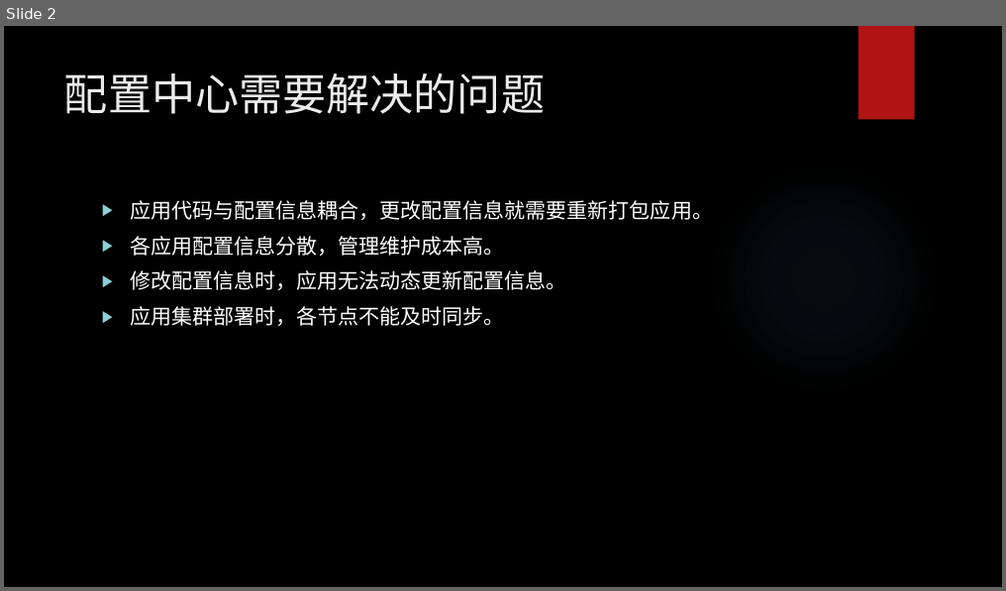
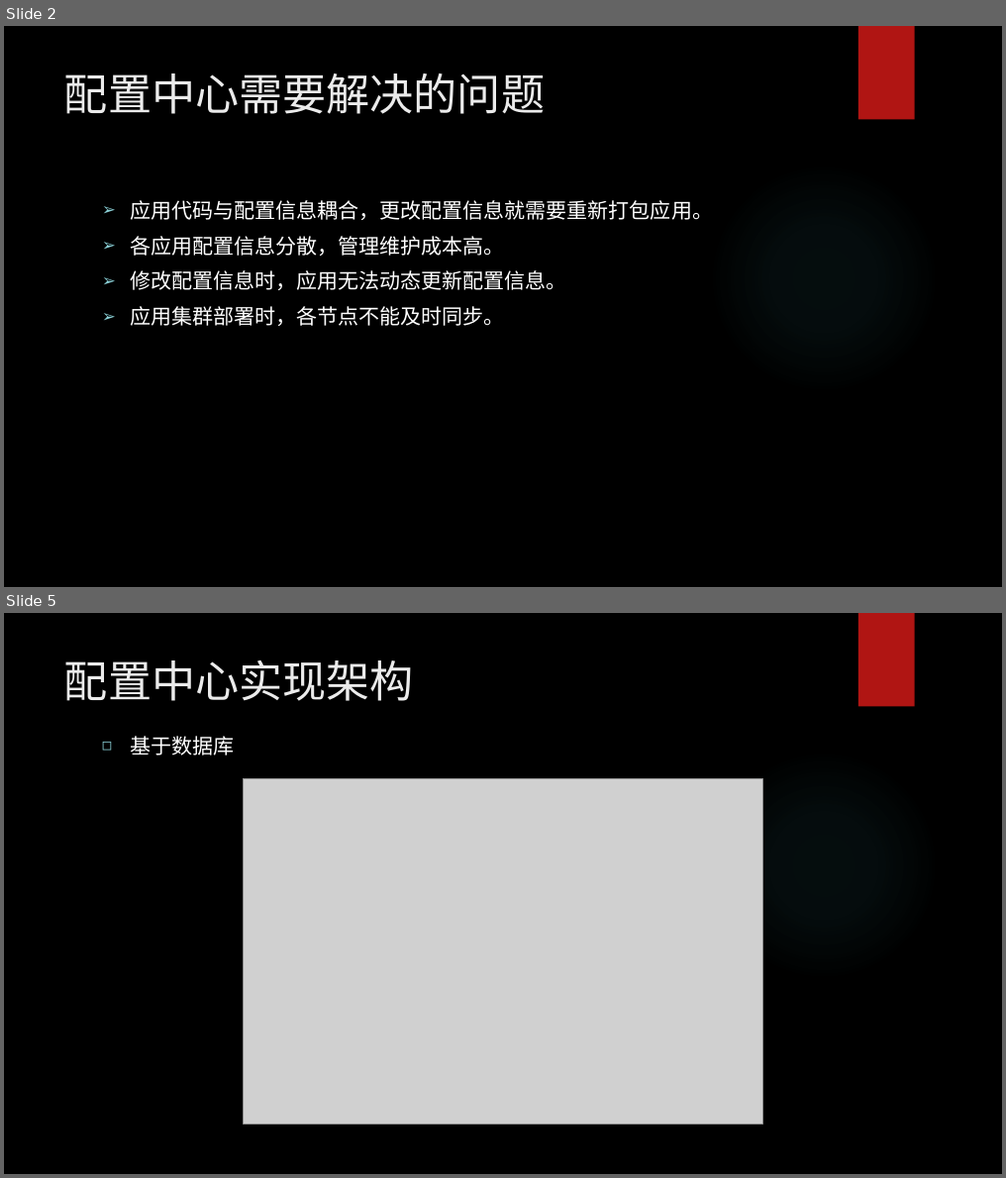
Before and after one commit to llggttd/sources, a slide deck: conf/分布式配置中心.pptx. Shown one above the other, each under a label of ours: slide 2 before the commit, slides 2 and 5 after it; the slides between them are not shown. The pictures are 1006x591 and 1006x1178 pixels, drawn with LibreOffice and Linux fonts; fonts in the diff are those of the drawing; grey boxes stand for pictures; background and template pictures are left out. Boxes give left, top, right and bottom in pixels: in the first picture for what was removed or moved away, otherwise in the second. Text is boxed around its words. In the diff, an @@ line names an element or a change of style, - is before the commit and + after.

```diff
--- a/conf/分布式配置中心.pptx
+++ b/conf/分布式配置中心.pptx
@@ slide 5 added at (4,613,1002,1174), background picture (left out); not listed: 2 template elements that a slide beside it also shows @@
@@ title added at (64,661,414,701), 42 pt, text #EBEBEB @@
+配置中心实现架构
@@ text added at (130,736,234,756), 20 pt, text #FFFFFF @@
+◻ 基于数据库
@@ picture added at (244,778,763,1124) @@
@@ slide 2 changed as well @@
@@ text "应用代码与配置信息耦合，更改配置信息就需要重新打包应用。" at (130,200,713,326): font TeX Gyre Adventor to Noto Sans CJK SC; bullet ▶ to ➢ @@
```
Also in this commit, not shown: 1 other slide changed, 12 other slides added, 6 other files.
